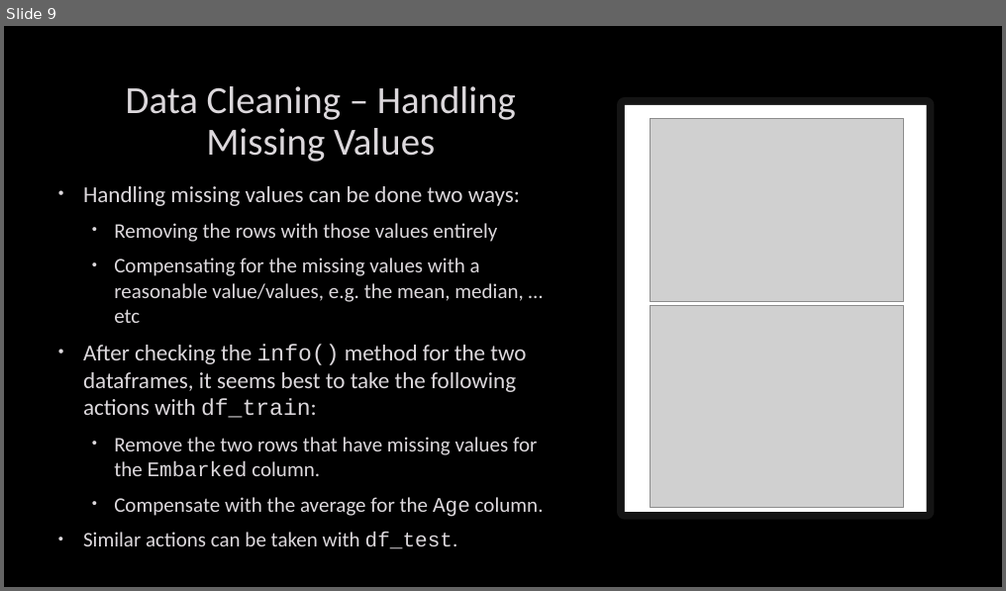
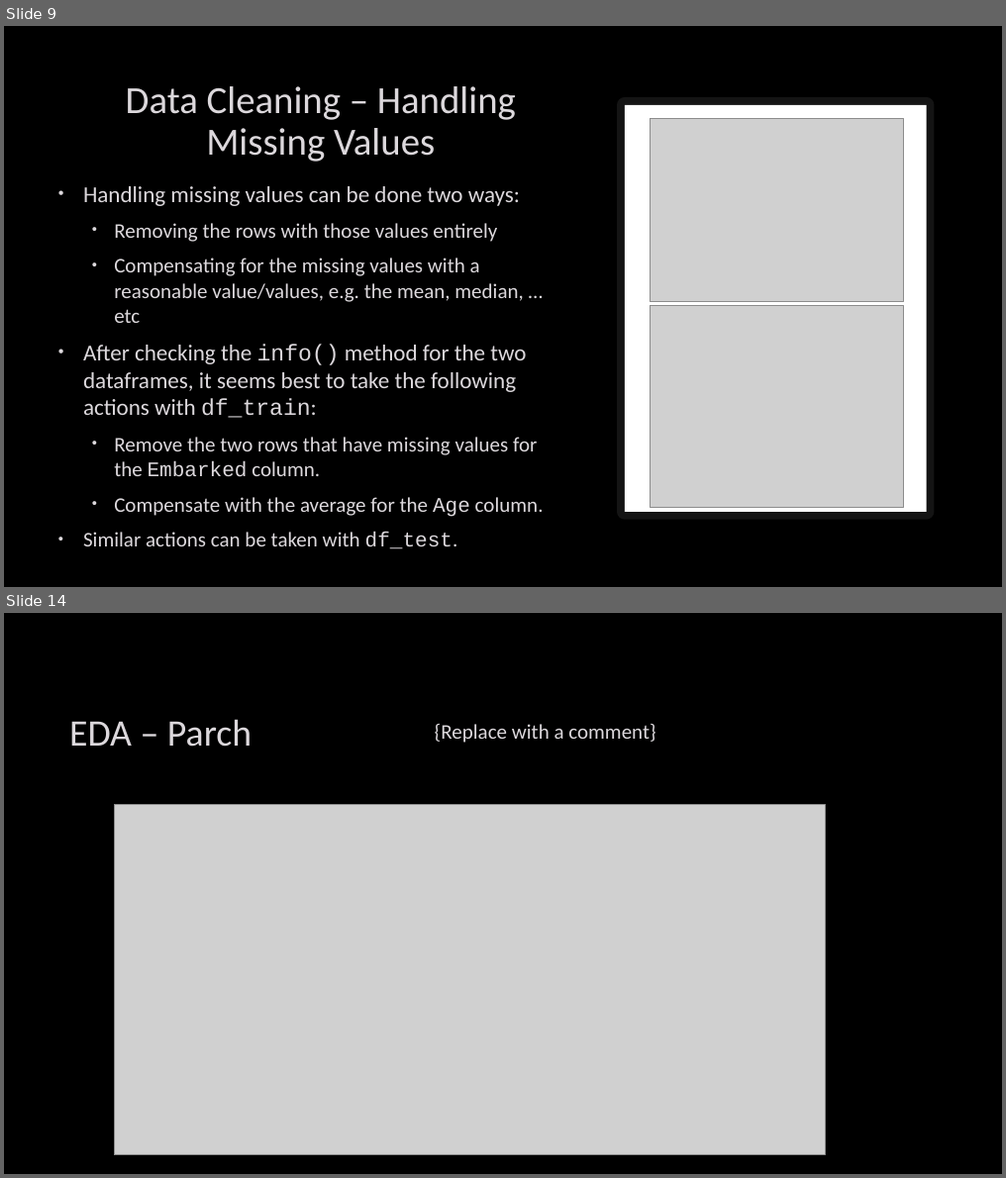
Before and after one commit to Moaaz-Mahmoud/Third-Year-Electrical-Testing-3A, a slide deck: class-3-data_analysis/titanic/presentation.pptx. Shown one above the other, each under a label of ours: slide 9 before the commit, slides 9 and 14 after it; the slides between them are not shown. The pictures are 1006x591 and 1006x1178 pixels, drawn with LibreOffice and Linux fonts; fonts in the diff are those of the drawing; grey boxes stand for pictures; background and template pictures are left out. Boxes give left, top, right and bottom in pixels: in the first picture for what was removed or moved away, otherwise in the second. Text is boxed around its words. In the diff, an @@ line names an element or a change of style, - is before the commit and + after.

```diff
--- a/class-3-data_analysis/titanic/presentation.pptx
+++ b/class-3-data_analysis/titanic/presentation.pptx
@@ slide 14 added at (4,613,1002,1174), background picture (left out) @@
@@ title added at (69,719,252,747), 36 pt, text #DCD8DC @@
+EDA – Parch
@@ text added at (435,724,655,743), 20 pt, text #DCD8DC @@
+{Replace with a comment}
@@ picture added at (114,804,826,1155) @@
```
Also in this commit, not shown: 2 slides changed, 8 other slides added, 1 other file.
